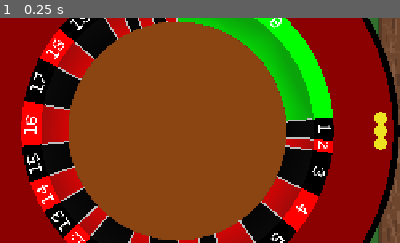
Above: before the commit, frame 1.
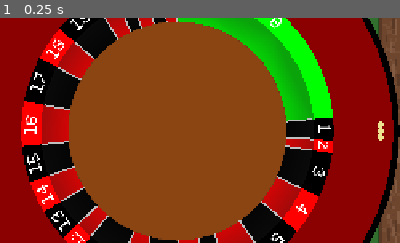
Above: after the commit, the same moment.

Repository: DuneRanger/Very-Serious-GameJam-2026
Game: Godot game, scene res://scenes/game/game_scene/game_scene.tscn
Two runs of this game, one before a commit and one after it. Both use one fixed random seed, a clock stepped at 60 frames per second and the inputs below. Sound files missing from this copy of the repository are replaced by a short silence.
Inputs:
- Up to frame 1 (0.25 s): no input
The pictures show only the part of the screen within x 50-100%, y 25-75%; the shares and areas given below are measured in that part.

The runs differ from the first frame. In frame 1, 0.4% of the frame differs, in the area x 93-97%, y 41-59%.

Commit message:
Somewhat functional bank colliders

Diff:
--- a/scenes/game/game_scene/roulette/roulette.gd
+++ b/scenes/game/game_scene/roulette/roulette.gd
@@ -216,7 +216,7 @@
 func launch_balls() -> void:
 	for ball in balls:
 		if ball and is_instance_valid(ball):
-			ball.apply_impulse(Vector2(0, 1000 * (-1 * sign(rotation_speed))))
+			ball.apply_impulse(Vector2(50, 100 * (-1 * sign(rotation_speed))))
 
 var inner_incline_strength : float = 600
 var inner_incline_radius : int = inner_circle_radius
--- a/scenes/game/game_scene/roulette/roulette_ball.gd
+++ b/scenes/game/game_scene/roulette/roulette_ball.gd
@@ -17,7 +17,7 @@
 var min_speed_threshold : float = 5
 var fast_slowdown_speed : float = 100
 var max_speed : float = 10000
-var ball_radius : float = 10
+var ball_radius : float = 5
 
 # 0 = on a pocket floor,
 # 1.0 = up at the rim.
@@ -49,7 +49,7 @@
 	add_child(collider)
 
 	var visual = Polygon2D.new()
-	visual.color = Color(0.93, 0.891, 0.13, 1.0)
+	visual.color = Color(0.929, 0.89, 0.561, 1.0)
 	visual.polygon = _make_circle_points(shape.radius, 24)
 	add_child(visual)
 
@@ -60,10 +60,10 @@
 	return linear_velocity.length()
 
 func _integrate_forces(state: PhysicsDirectBodyState2D) -> void:
-	if settled:
-		var bank_to_ball = caught_cell.bank.local_bank_position - global_position
-		state.linear_velocity = bank_to_ball.normalized() * 50 * bank_to_ball.length()
-		return
+	#if settled:
+		#var bank_to_ball = caught_cell.bank.local_bank_position - global_position
+		#state.linear_velocity = bank_to_ball.normalized() * 50 * bank_to_ball.length()
+		#return
 
 	var new_vel = state.linear_velocity
 	if new_vel.length() < fast_slowdown_speed:
--- a/scenes/game/game_scene/roulette/roulette_bank.gd
+++ b/scenes/game/game_scene/roulette/roulette_bank.gd
@@ -1,5 +1,5 @@
 class_name RouletteBank
-extends Area2D
+extends Node2D
 
 var cell : RouletteCell
 var local_bank_position : Vector2
@@ -11,10 +11,28 @@
 var bottom_edge_radius : float
 
 var polygon_points : PackedVector2Array = []
-var outer_collider : CollisionShape2D
+var collider_visiual_width : float = 5
+
+var wall_skip_min_speed : float = 250.0
+var wall_skip_max_speed : float = 600.0
+var wall_skip_disable_ticks : int = 8
+
+# Holds the colliders (left, right, outer)
+var wall_body : StaticBody2D
+
 var left_collider : CollisionShape2D
 var right_collider : CollisionShape2D
-var collider_visiual_width : float = 5
+
+# detects fast balls approaching the left/right wall
+var left_skip_gate : Area2D
+var right_skip_gate : Area2D
+
+var catch_trigger : Area2D
+
+var invert_outer_one_way_direction : bool = false
+
+var _left_skip_timer : int = 0
+var _right_skip_timer : int = 0
 
 func get_bank_position():
 	return global_position + local_bank_position
@@ -27,6 +45,47 @@
 		var angle_point = angle_from + i * (angle_to - angle_from) / nb_points
 		points_arc.push_back(center + Vector2(cos(angle_point), sin(angle_point)) * radius)
 	return points_arc
+
+
+func _build_outer_one_way_wall(inner_r: float, left_angle: float, right_angle: float) -> void:
+	var wall_thickness = 10.0
+	var outer_r = inner_r + wall_thickness
+
+	var outer_arc = get_arc_points(Vector2.ZERO, outer_r, left_angle, right_angle)
+	var inner_arc = get_arc_points(Vector2.ZERO, inner_r, left_angle, right_angle)
+
+	for i in range(outer_arc.size() - 1):
+		var outer_a = outer_arc[i]
+		var outer_b = outer_arc[i + 1]
+		var inner_a = inner_arc[i]
+		var inner_b = inner_arc[i + 1]
+		var quad_mid = (outer_a + outer_b + inner_a + inner_b) * 0.25
+
+		# Quad points relative to their own center
+		var quad_points = PackedVector2Array([
+			outer_a - quad_mid, outer_b - quad_mid,
+			inner_a - quad_mid, inner_b - quad_mid
+		])
+
+		var outward = quad_mid.normalized()
+		if invert_outer_one_way_direction:
+			outward = -outward
+		# Rotate the shape, so that one way collision is correct
+		var correction = PI / 2.0 - outward.angle()
+		var rotated_points = PackedVector2Array()
+		for p in quad_points:
+			rotated_points.append(p.rotated(correction))
+
+		var seg_collider = CollisionShape2D.new()
+		var poly = ConvexPolygonShape2D.new()
+		poly.points = rotated_points
+		seg_collider.shape = poly
+		seg_collider.position = quad_mid
+		seg_collider.rotation = -correction
+		seg_collider.one_way_collision = true
+		seg_collider.one_way_collision_margin = 64.0
+
+		wall_body.add_child(seg_collider)
 
 func build_colliders(bank_angle: float, radius_center: float, width: float):
 	var outer_r = radius_center + width * 0.5
@@ -35,26 +94,26 @@
 	var right_angle = bank_angle * 0.5
 
 	var base_shade = 0.1
-	#if cell.colour == Color.BLACK: base_shade = 0.8
 
 	var outer_visual = Polygon2D.new()
-	var line = get_arc_points(Vector2.ZERO, outer_r, left_angle, right_angle)
-	var line2 = get_arc_points(Vector2.ZERO, inner_r, right_angle, left_angle)
-	outer_visual.polygon = line + line2
+	var outer_line = get_arc_points(Vector2.ZERO, outer_r, left_angle, right_angle)
+	var inner_line = get_arc_points(Vector2.ZERO, inner_r, right_angle, left_angle)
+	outer_visual.polygon = outer_line + inner_line
 	var colours = []
-	for i in range(line.size()): colours.append(Color(base_shade, base_shade, base_shade, 0.4))
-	for i in range(line2.size()): colours.append(Color(base_shade, base_shade, base_shade, 0.2))
+	for i in range(outer_line.size()): colours.append(Color(base_shade, base_shade, base_shade, 0.4))
+	for i in range(inner_line.size()): colours.append(Color(base_shade, base_shade, base_shade, 0.2))
 	outer_visual.vertex_colors = colours
 	add_child(outer_visual)
 
-	var outer_shape = ConcavePolygonShape2D.new()
-	outer_shape.segments = get_arc_points(Vector2.ZERO, outer_r, left_angle, right_angle)
-
-	outer_collider = CollisionShape2D.new()
-	outer_collider.shape = outer_shape
-	add_child(outer_collider)
-
+	# StaticBody2D that holds all (bounce-producing) colliders
+	wall_body = StaticBody2D.new()
+	add_child(wall_body)
+
+	_build_outer_one_way_wall(outer_r, left_angle, right_angle)
+
+	# Adjusting, so that the side wall and outer wall don't overlap
 	outer_r -= collider_visiual_width / 2
+
 	# Left wall visual
 	var left_a = Vector2(cos(left_angle), sin(left_angle)) * inner_r
 	var left_b = Vector2(cos(left_angle), sin(left_angle)) * outer_r
@@ -65,14 +124,13 @@
 	left_visual.default_color = Color.SILVER
 	add_child(left_visual)
 
-	# Left wall collider
 	var left_shape = SegmentShape2D.new()
 	left_shape.a = left_a
 	left_shape.b = left_b
 
 	left_collider = CollisionShape2D.new()
 	left_collider.shape = left_shape
-	add_child(left_collider)
+	wall_body.add_child(left_collider)
 
 	# Right wall visual
 	var right_a = Vector2(cos(right_angle), sin(right_angle)) * inner_r
@@ -84,15 +142,96 @@
 	right_visual.default_color = Color.SILVER
 	add_child(right_visual)
 
-	# Right wall collider
 	var right_shape = SegmentShape2D.new()
 	right_shape.a = right_a
 	right_shape.b = right_b
 
 	right_collider = CollisionShape2D.new()
 	right_collider.shape = right_shape
-	add_child(right_collider)
-
+	wall_body.add_child(right_collider)
+
+	_build_skip_gates(left_angle, right_angle, inner_r, outer_r)
+	_build_catch_trigger(left_angle, right_angle, inner_r, outer_r)
+
+# Thin Area2D zones placed just inside each side wall. A ball entering one of
+# these fast enough has a chance to get its matching wall collider disabled
+# for a few physics ticks, letting it pass straight through/"bounce over"
+func _build_skip_gates(left_angle: float, right_angle: float, inner_r: float, outer_r: float):
+	var gate_half_thickness = 14.0
+	var mid_r = (inner_r + outer_r) * 0.5
+	var wall_len = outer_r - inner_r
+
+	left_skip_gate = Area2D.new()
+	left_skip_gate.position = Vector2(cos(left_angle), sin(left_angle)) * mid_r
+	left_skip_gate.rotation = left_angle
+	add_child(left_skip_gate)
+
+	var left_gate_shape = RectangleShape2D.new()
+	left_gate_shape.size = Vector2(gate_half_thickness * 2, wall_len)
+	var left_gate_collider = CollisionShape2D.new()
+	left_gate_collider.shape = left_gate_shape
+	left_skip_gate.add_child(left_gate_collider)
+	left_skip_gate.body_entered.connect(_on_left_gate_entered)
+
+	right_skip_gate = Area2D.new()
+	right_skip_gate.position = Vector2(cos(right_angle), sin(right_angle)) * mid_r
+	right_skip_gate.rotation = right_angle
+	add_child(right_skip_gate)
+
+	var right_gate_shape = RectangleShape2D.new()
+	right_gate_shape.size = Vector2(gate_half_thickness * 2, wall_len)
+	var right_gate_collider = CollisionShape2D.new()
+	right_gate_collider.shape = right_gate_shape
+	right_skip_gate.add_child(right_gate_collider)
+	right_skip_gate.body_entered.connect(_on_right_gate_entered)
+
+# The original pocket-catch detector: unchanged in spirit, just rebuilt as its
+# own Area2D since the bank itself is no longer an Area2D.
+func _build_catch_trigger(left_angle: float, right_angle: float, inner_r: float, outer_r: float):
+	catch_trigger = Area2D.new()
+	add_child(catch_trigger)
+
+	var pocket_shape = ConvexPolygonShape2D.new()
+	var pts = get_arc_points(Vector2.ZERO, outer_r, left_angle, right_angle)
+	pts += get_arc_points(Vector2.ZERO, inner_r, right_angle, left_angle)
+	pocket_shape.points = pts
+
+	var pocket_collider = CollisionShape2D.new()
+	pocket_collider.shape = pocket_shape
+	catch_trigger.add_child(pocket_collider)
+
+	catch_trigger.body_entered.connect(_on_body_entered)
+
+func _skip_chance(speed: float) -> float:
+	if speed <= wall_skip_min_speed:
+		return 0.0
+	if speed >= wall_skip_max_speed:
+		return 1.0
+	return (speed - wall_skip_min_speed) / (wall_skip_max_speed - wall_skip_min_speed)
+
+func _on_left_gate_entered(body: Node):
+	if not (body is RouletteBall) or body.settled:
+		return
+	if randf() < _skip_chance(body.get_speed()):
+		_left_skip_timer = wall_skip_disable_ticks
+		left_collider.disabled = true
+
+func _on_right_gate_entered(body: Node):
+	if not (body is RouletteBall) or body.settled:
+		return
+	if randf() < _skip_chance(body.get_speed()):
+		_right_skip_timer = wall_skip_disable_ticks
+		right_collider.disabled = true
+
+func _physics_process(_delta: float):
+	if _left_skip_timer > 0:
+		_left_skip_timer -= 1
+		if _left_skip_timer == 0:
+			left_collider.disabled = false
+	if _right_skip_timer > 0:
+		_right_skip_timer -= 1
+		if _right_skip_timer == 0:
+			right_collider.disabled = false
 
 func _init(owner_cell: RouletteCell, bank_angle: float, bank_position: Vector2 = Vector2.ZERO, bank_width: float = 45.0):
 	cell = owner_cell
@@ -100,10 +239,9 @@
 	name = "Bank_%s" % str(cell.number)
 
 	build_colliders(bank_angle, bank_position.length() * 0.98, bank_width)
-	body_entered.connect(_on_body_entered)
 
 # Used by Roulette.move_banks()
-func rotate_around_center(angle: float) -> void:
+func rotate_around_center(angle: float):
 	rotation += angle
 	position = position.rotated(angle)
 
@@ -112,17 +250,18 @@
 		return 1.0
 	return 1.0 / (1.0 + pow(speed / catch_characteristic_speed, catch_sharpness))
 
-func _on_body_entered(body: Node) -> void:
+func _on_body_entered(body: Node):
 	if not (body is RouletteBall) or body.settled:
 		return
+	body = body as RouletteBall
 
 	var speed = body.get_speed()
 	var catch_chance = catch_probability(speed)
 	var effective_chance = catch_chance * (1.0 - body.height * 0.85)
 
-	if randf() < effective_chance:
-		body.catch_in_pocket(cell)
-		GameManager.caughtCells.push_back(cell)
-		print("Ball caught at number ", cell.number)
-		return
-	print("Ball missed cell ", cell.number)
+	#if randf() < effective_chance:
+		#body.catch_in_pocket(cell)
+		#GameManager.caughtCells.push_back(cell)
+		#print("Ball caught at number ", cell.number)
+		#return
+	#print("Ball missed cell ", cell.number)
